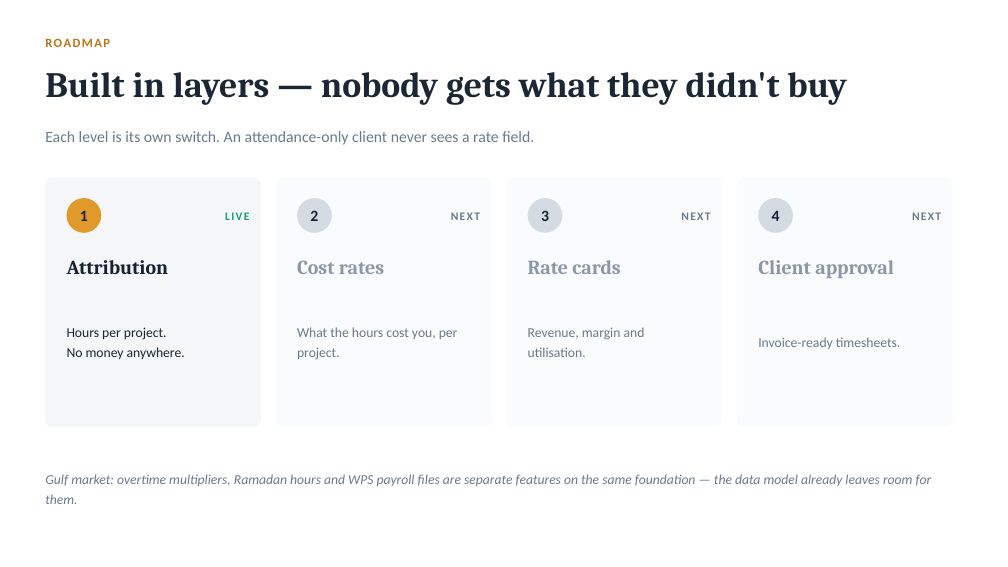
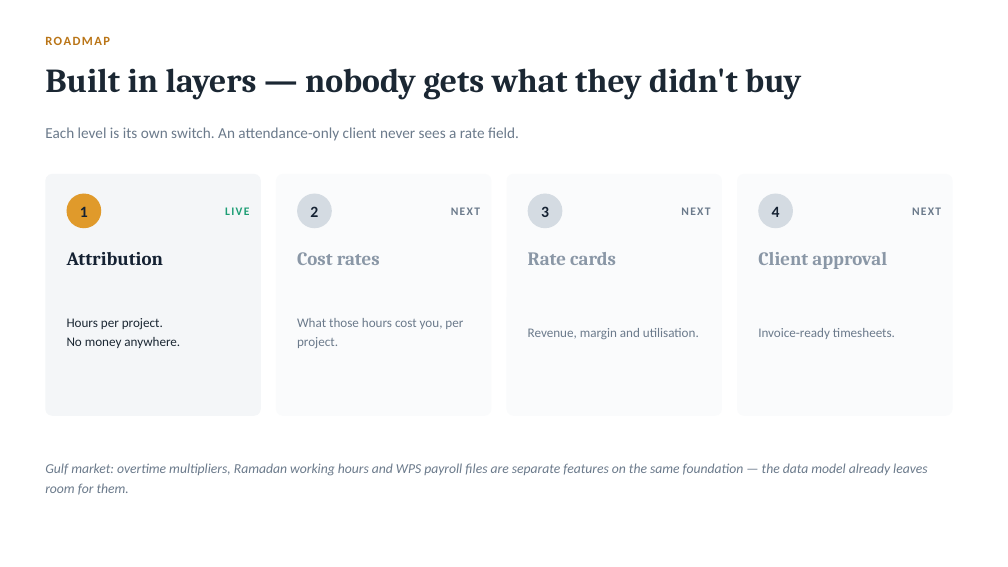
Before and after one commit to iammuniraa-wq/bpmsquare-app, a slide deck: slide 14 of docs/BPMSquare_WFM_Project_Costing.pptx (slide 7 before the commit). Drawn at 1008x567 pixels with LibreOffice and Linux fonts; fonts in the diff are those of the drawing. Boxes give left, top, right and bottom in pixels: in the first picture for what was removed or moved away, otherwise in the second. Text is boxed around its words. In the diff, an @@ line names an element or a change of style, - is before the commit and + after.

```diff
--- a/docs/BPMSquare_WFM_Project_Costing.pptx
+++ b/docs/BPMSquare_WFM_Project_Costing.pptx
@@ text "Built in layers — nobody ..." at (45,68,801,100): size 34 to 32 pt @@
@@ text "Each level is its own ..." at (45,127,519,141): size 15 to 14.5 pt @@
@@ rounded rectangle: place and size @@
-rounded rectangle at (45,178,261,427)
+rounded rectangle at (45,174,261,416)
@@ rounded rectangle: place and size @@
-rounded rectangle at (276,178,492,427)
+rounded rectangle at (276,174,492,416)
@@ rounded rectangle: place and size @@
-rounded rectangle at (507,178,722,427)
+rounded rectangle at (507,174,722,416)
@@ rounded rectangle: place and size @@
-rounded rectangle at (737,178,953,427)
+rounded rectangle at (737,174,953,416)
@@ 8 texts, 4 ellipses: place and size @@
-8 texts, 4 ellipses at (67,198,941,233)
+8 texts, 4 ellipses at (67,194,941,228)
@@ 6 texts: place and size @@
-6 texts at (67,260,901,359)
+6 texts at (67,252,895,348)
@@ size 19 to 18 pt in 4 elements at (67,252,163,265), (297,252,380,265), (528,252,616,265), (758,252,887,269) @@
@@ size 13 to 12.5 pt; line spacing 19pt to 18pt in 3 elements at (67,318,180,348), (528,328,699,339), (758,328,895,339) @@
@@ text at (297,318,463,348): text changed; size 13 to 12.5 pt @@
-What the hours cost you, per project.
+What those hours cost you, per project.
@@ text at (45,463,927,495): text changed @@
-Gulf market: overtime multipliers, Ramadan hours and WPS payroll files are separate features on the same foundation — the data model already leaves room for them.
+Gulf market: overtime multipliers, Ramadan working hours and WPS payroll files are separate features on the same foundation — the data model already leaves room for them.
```
Also in this commit, not shown: 4 other slides changed, 10 slides added, 3 slides removed.
